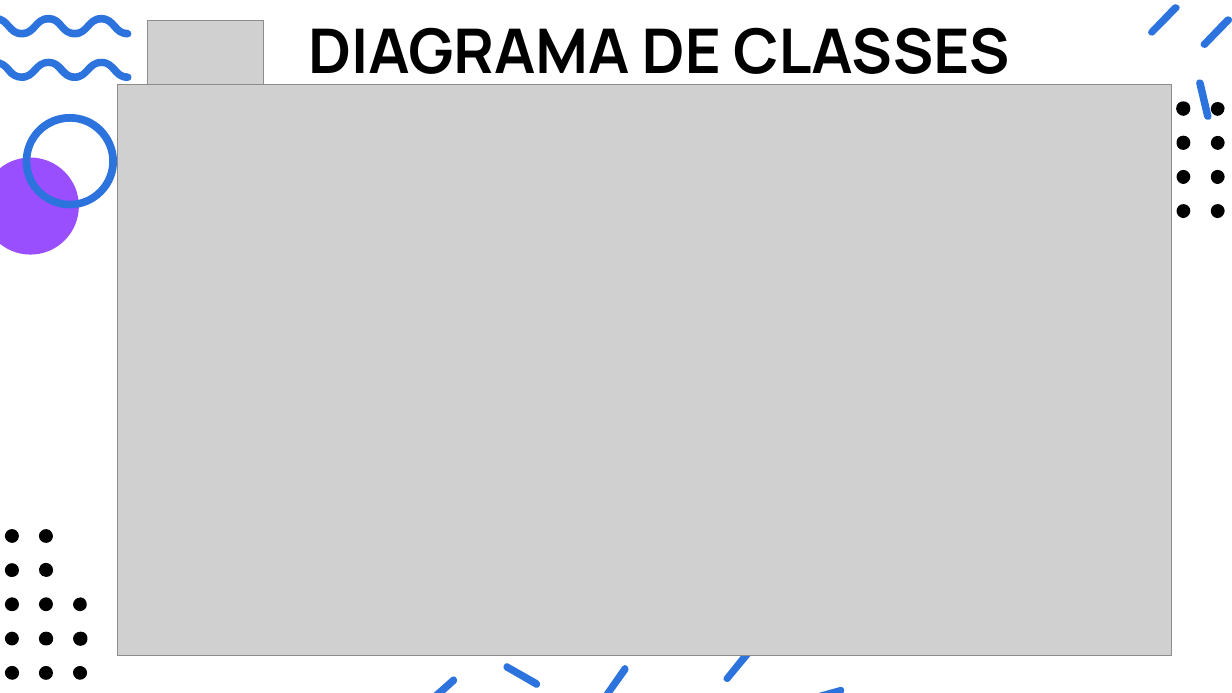
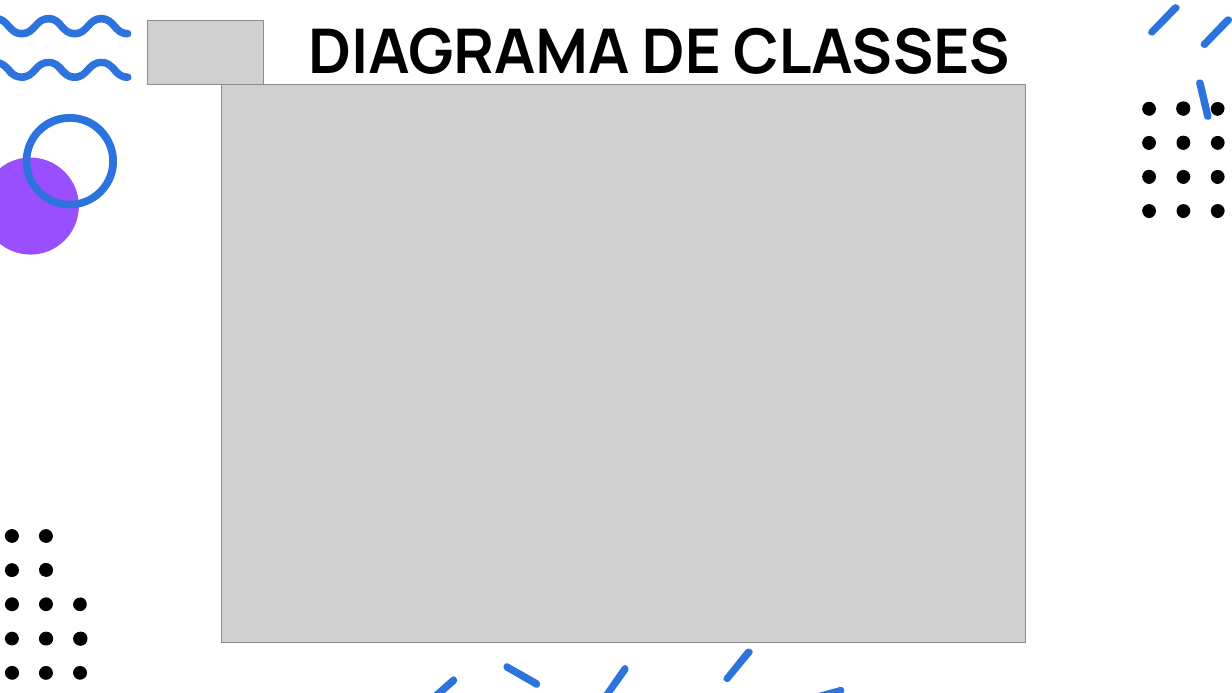
Before and after one commit to JoelSilv4/20201-3adsa-grupo1, a slide deck: slide 9 of Documentos/ppt's/(2020-09-09) -GoTravel-ppt2.pptx (slide 8 before the commit). Drawn at 1232x693 pixels with LibreOffice and Linux fonts; fonts in the diff are those of the drawing; grey boxes stand for pictures. Boxes give left, top, right and bottom in pixels: in the first picture for what was removed or moved away, otherwise in the second. Text is boxed around its words. In the diff, an @@ line names an element or a change of style, - is before the commit and + after.

```diff
--- a/Documentos/ppt's/(2020-09-09) -GoTravel-ppt2.pptx
+++ b/Documentos/ppt's/(2020-09-09) -GoTravel-ppt2.pptx
@@ picture: place and size @@
-picture at <box>118,84,1173,655</box>
+picture at <box>222,84,1026,642</box>
@@ group added at <box>1142,102,1156,218</box>: 4 freeform shapes @@
```
Also in this commit, not shown: 2 other slides changed, 2 slides added, 3 other files.
